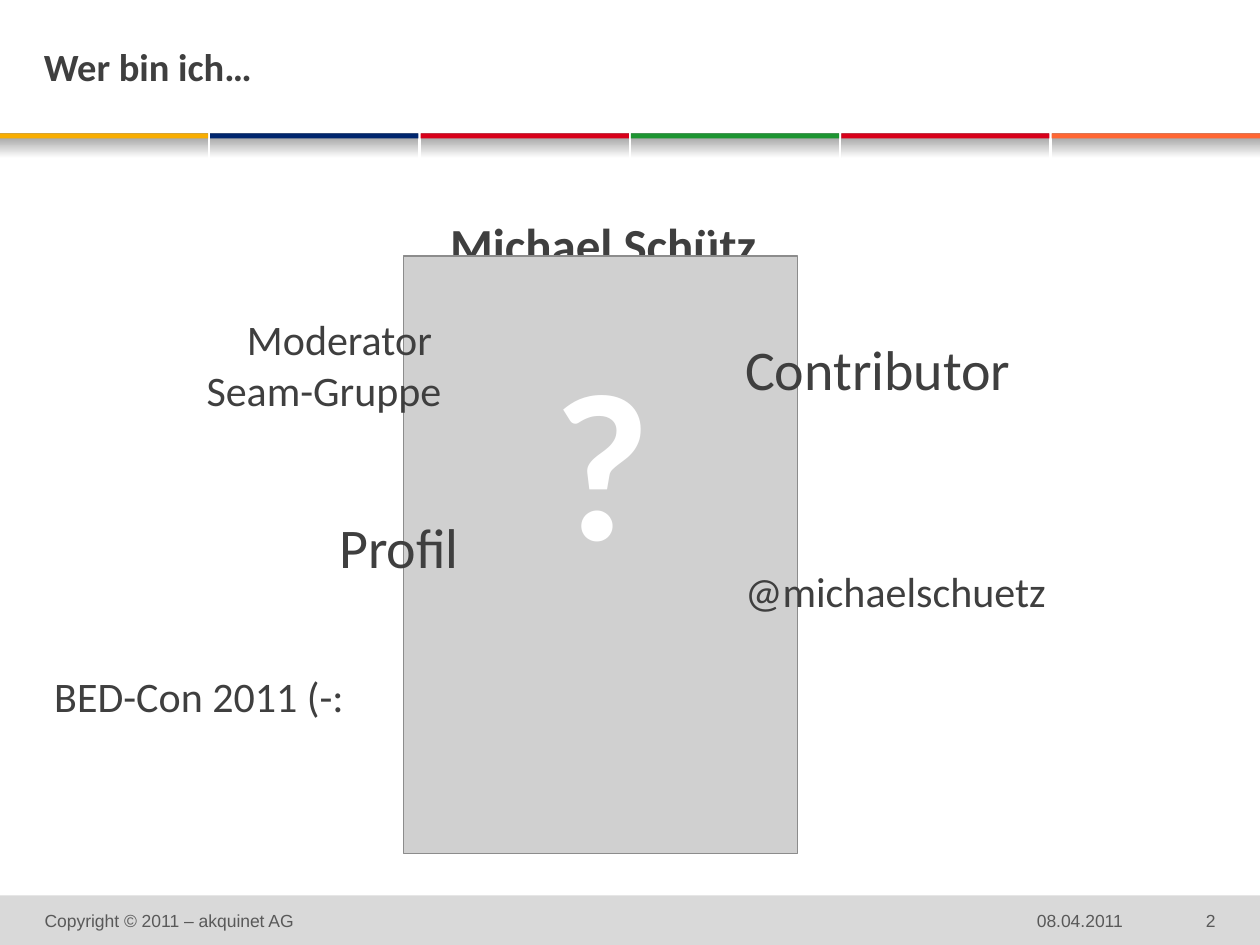
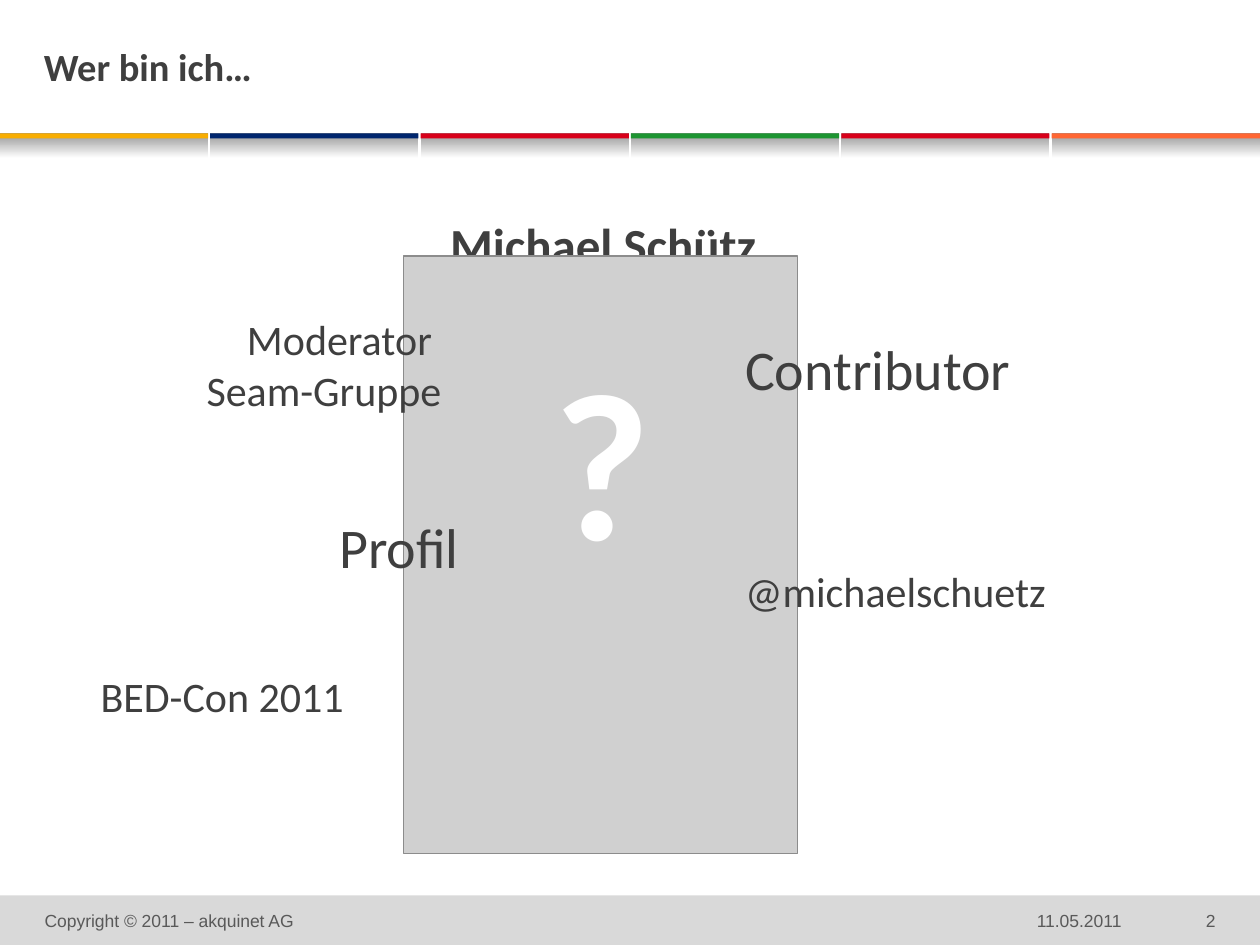
Before and after one commit to michaelschuetz/seamArquillian-linuxtag2011, a slide deck: slide 2 of doc/linuxtag_SeamArquillian_de.pptx. Drawn at 1260x945 pixels with LibreOffice and Linux fonts; fonts in the diff are those of the drawing; grey boxes stand for pictures; background and template pictures are left out. Boxes give left, top, right and bottom in pixels: in the first picture for what was removed or moved away, otherwise in the second. Text is boxed around its words. In the diff, an @@ line names an element or a change of style, - is before the commit and + after.

```diff
--- a/doc/linuxtag_SeamArquillian_de.pptx
+++ b/doc/linuxtag_SeamArquillian_de.pptx
@@ text at bbox=[101, 684, 344, 713]: text changed @@
-  BED-Con 2011 (-:
+  BED-Con 2011
@@ text at bbox=[1037, 915, 1122, 927]: text changed @@
-08.04.2011
+11.05.2011
```
Also in this commit, not shown: 14 other slides changed.
